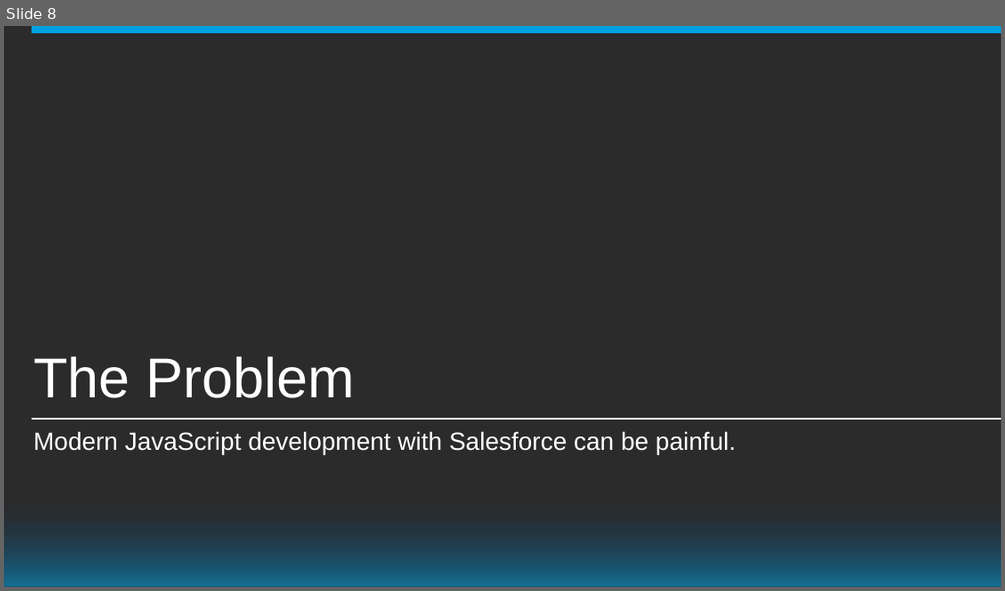
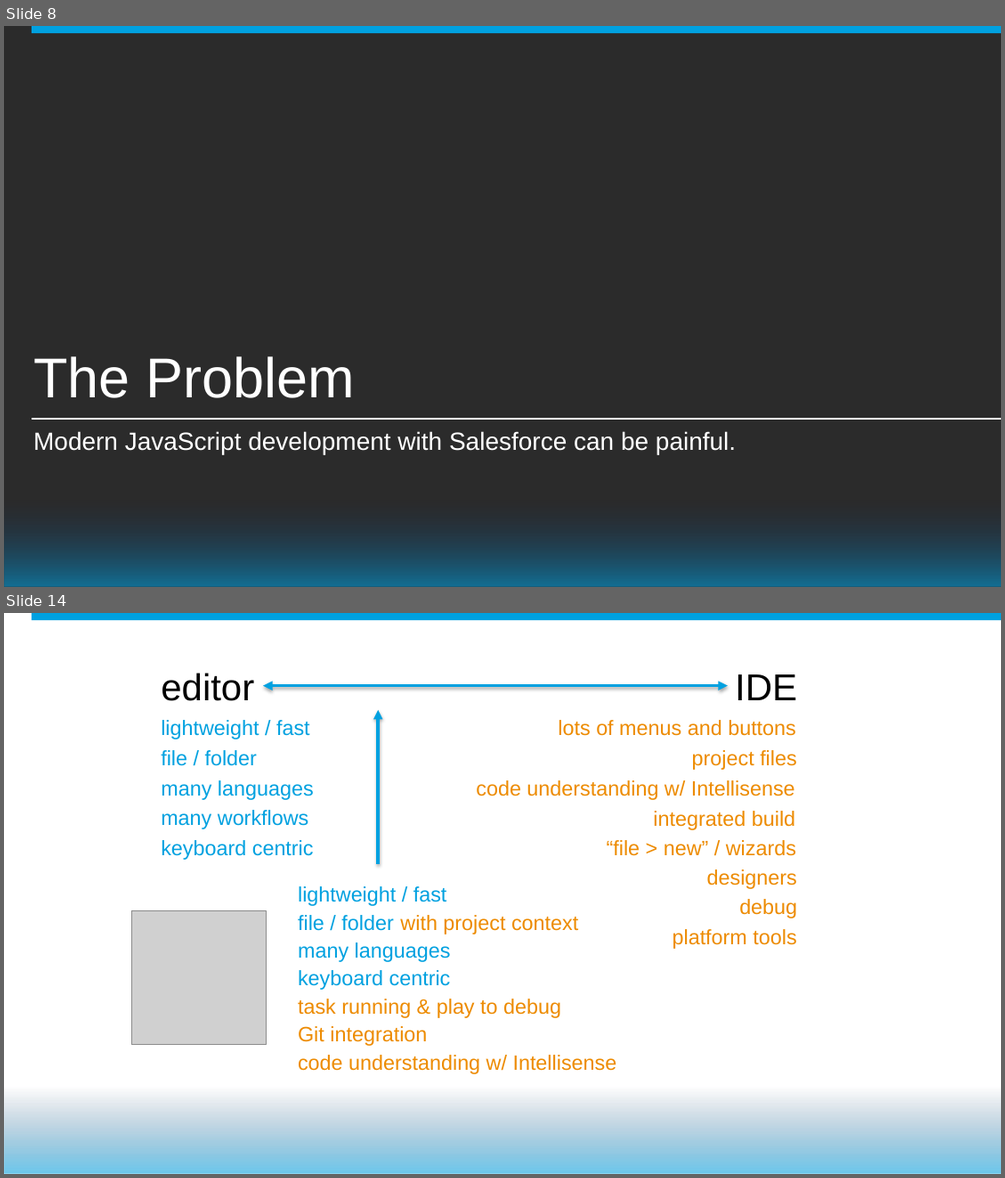
Before and after one commit to mobiletta/VSCode-DF15, a slide deck: John Nelson - DF15 - PowerPoint Presentation - Draft.pptx. Shown one above the other, each under a label of ours: slide 8 before the commit, slides 8 and 14 after it; the slides between them are not shown. The pictures are 1005x591 and 1005x1178 pixels, drawn with LibreOffice and Linux fonts; fonts in the diff are those of the drawing; grey boxes stand for pictures; background and template pictures are left out; a plain dark background stands for a picture behind light text. Boxes give left, top, right and bottom in pixels: in the first picture for what was removed or moved away, otherwise in the second. Text is boxed around its words. In the diff, an @@ line names an element or a change of style, - is before the commit and + after.

```diff
--- a/John Nelson - DF15 - PowerPoint Presentation - Draft.pptx
+++ b/John Nelson - DF15 - PowerPoint Presentation - Draft.pptx
@@ slide 14 added at bbox=[4, 613, 1001, 1174], background #FFFFFF; not listed: 2 template elements that a slide beside it also shows @@
@@ text added at bbox=[161, 673, 254, 701], 36 pt, text #000000 @@
+editor
@@ double arrow added from (263, 686) to (727, 686), #00A1E0 3 pt @@
@@ text added at bbox=[735, 674, 797, 700], 36 pt, text #000000 @@
+IDE
@@ arrow added from (378, 864) to (378, 710), #00A1E0 3 pt @@
@@ text added at bbox=[161, 720, 310, 739], 20 pt, text #00A1E0 @@
+lightweight / fast
@@ text added at bbox=[558, 720, 796, 736], 20 pt, text #ED8B00 @@
+lots of menus and buttons
@@ text added at bbox=[161, 750, 257, 766], 20 pt, text #00A1E0 @@
+file / folder
@@ text added at bbox=[692, 750, 797, 770], 20 pt, text #ED8B00 @@
+project files
@@ text added at bbox=[161, 780, 314, 800], 20 pt, text #00A1E0 @@
+many languages
@@ text added at bbox=[476, 780, 795, 800], 20 pt, text #ED8B00 @@
+code understanding w/ Intellisense
@@ text added at bbox=[161, 810, 309, 829], 20 pt, text #00A1E0 @@
+many workflows
@@ text added at bbox=[653, 811, 795, 830], 20 pt, text #ED8B00 @@
+integrated build
@@ text added at bbox=[161, 840, 314, 860], 20 pt, text #00A1E0 @@
+keyboard centric
@@ text added at bbox=[607, 840, 796, 856], 20 pt, text #ED8B00 @@
+“file > new” / wizards
@@ text added at bbox=[707, 869, 797, 889], 20 pt, text #ED8B00 @@
+designers
@@ text added at bbox=[739, 899, 797, 918], 20 pt, text #ED8B00 @@
+debug
@@ picture added at bbox=[132, 910, 267, 1046] @@
@@ group added at bbox=[298, 886, 451, 989]: 4 texts @@
+lightweight / fast
+many languages
+keyboard centric
+file / folder
@@ group added at bbox=[298, 915, 617, 1074]: 4 texts @@
+Git integration
+code understanding w/ Intellisense
+task running & play to debug
+with project context
@@ text added at bbox=[672, 929, 796, 949], 20 pt, text #ED8B00 @@
+platform tools
```
Also in this commit, not shown: 7 slides changed, 5 other slides added, 5 slides removed, 34 other files.
